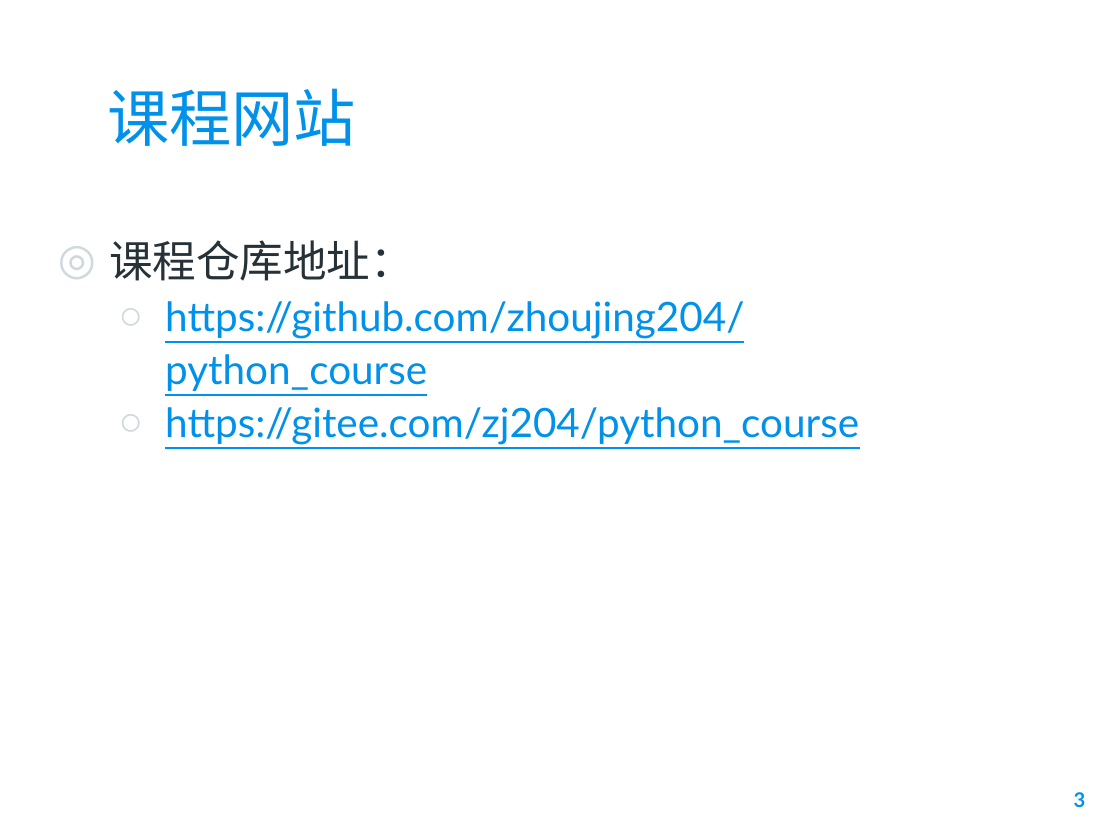
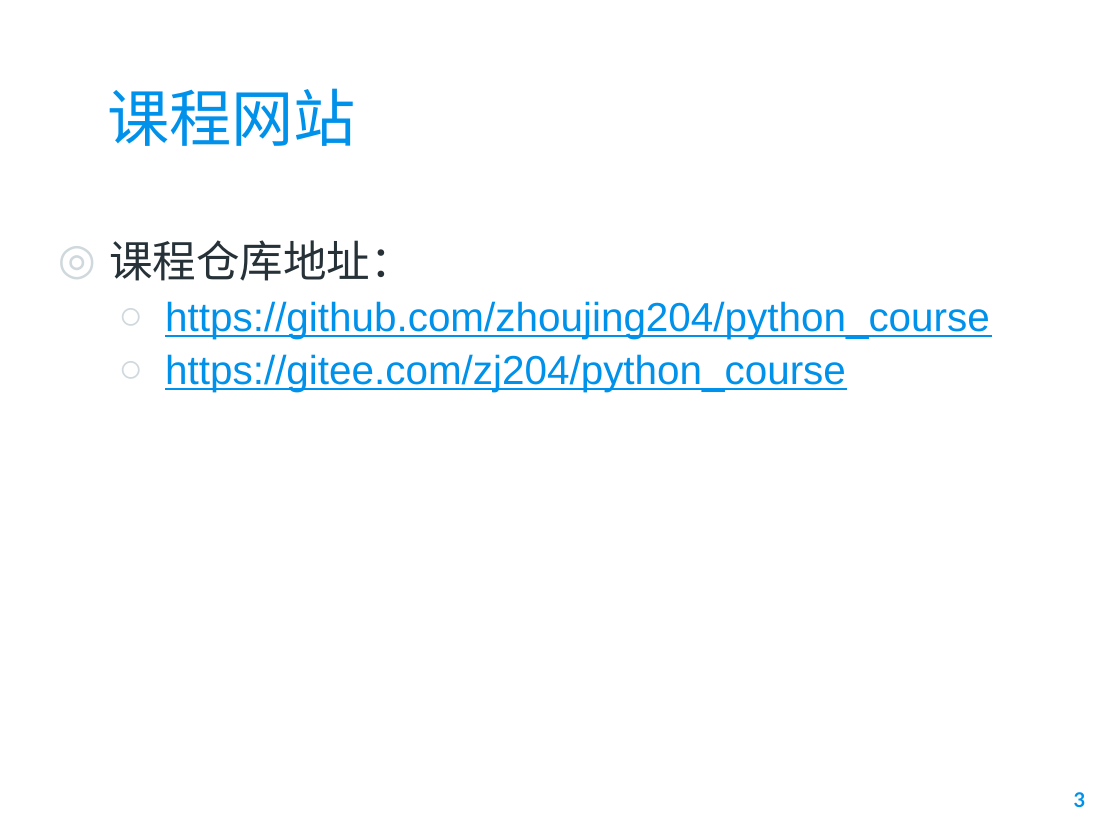
Before and after one commit to zhoujing204/python_course, a slide deck: slide 3 of Presentations/01 Python编程概述.pptx. Drawn at 1120x840 pixels with LibreOffice and Linux fonts; fonts in the diff are those of the drawing; background and template pictures are left out. Boxes give left, top, right and bottom in pixels: in the first picture for what was removed or moved away, otherwise in the second. Text is boxed around its words. In the diff, an @@ line names an element or a change of style, - is before the commit and + after.

```diff
--- a/Presentations/01 Python编程概述.pptx
+++ b/Presentations/01 Python编程概述.pptx
@@ text "课程仓库地址：" at box(109, 240, 990, 392): font Lato to Arial @@
```
Also in this commit, not shown: 31 other slides changed, 5 other files.
